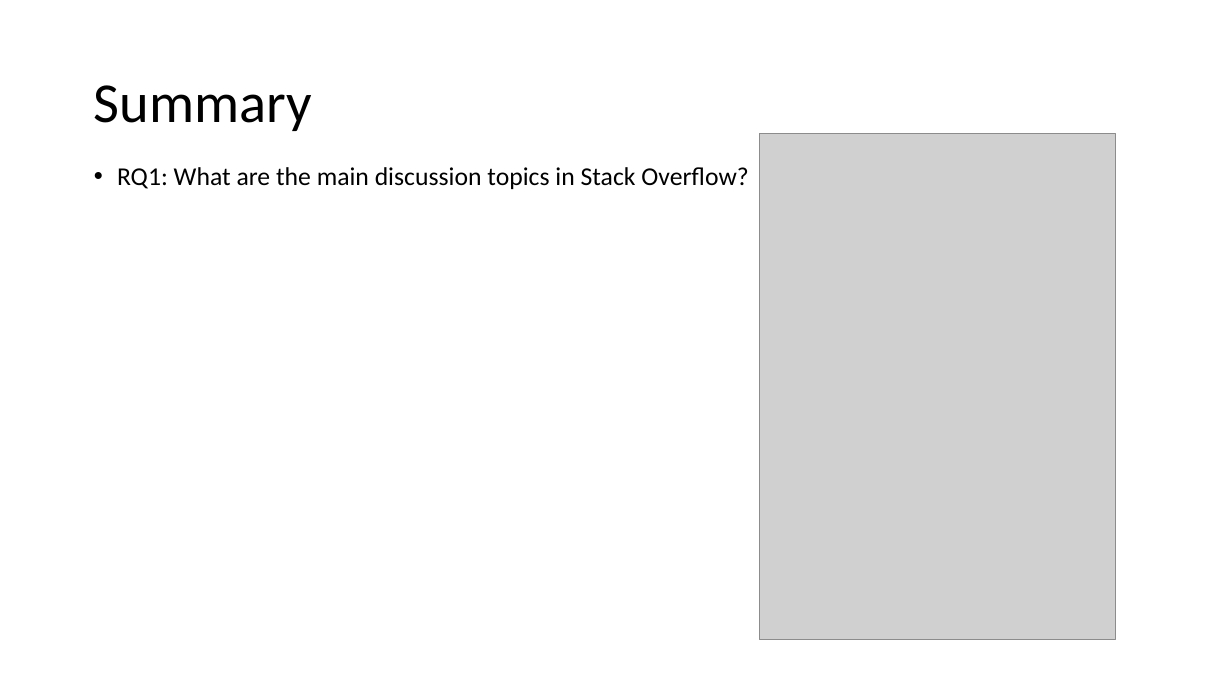
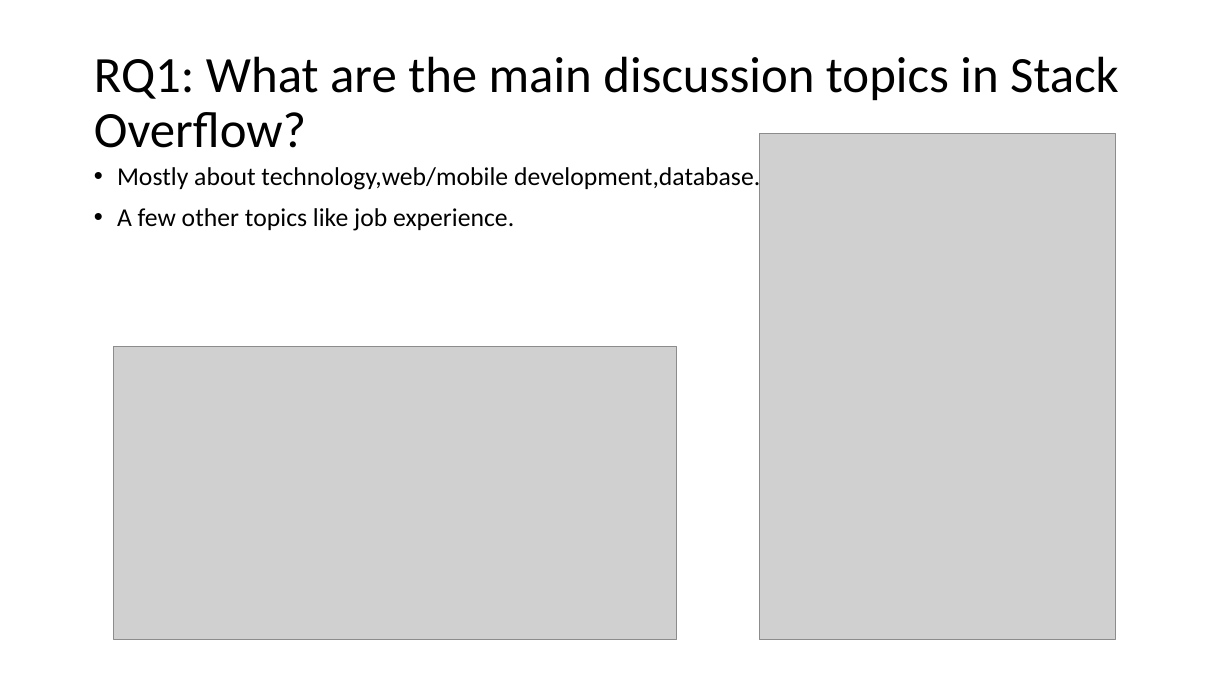
Before and after one commit to chengkaiyang2025/course, a slide deck: slide 14 of assignments/assignment_4/stackoverflow.pptx (slide 6 before the commit). Drawn at 1232x693 pixels with LibreOffice and Linux fonts; fonts in the diff are those of the drawing; grey boxes stand for pictures. Boxes give left, top, right and bottom in pixels: in the first picture for what was removed or moved away, otherwise in the second. Text is boxed around its words. In the diff, an @@ line names an element or a change of style, - is before the commit and + after.

```diff
--- a/assignments/assignment_4/stackoverflow.pptx
+++ b/assignments/assignment_4/stackoverflow.pptx
@@ title at [94, 56, 1119, 148]: text changed; size 44 to 39.6 pt @@
-Summary
+RQ1: What are the main discussion topics in Stack Overflow?
@@ text at [117, 164, 760, 231]: text changed @@
-• RQ1: What are the main discussion topics in Stack Overflow?
+• Mostly about technology,web/mobile development,database.
+• A few other topics like job experience.
@@ picture added at [114, 347, 677, 640] @@
```
Also in this commit, not shown: 6 other slides changed, 10 slides added, 1 other file.
